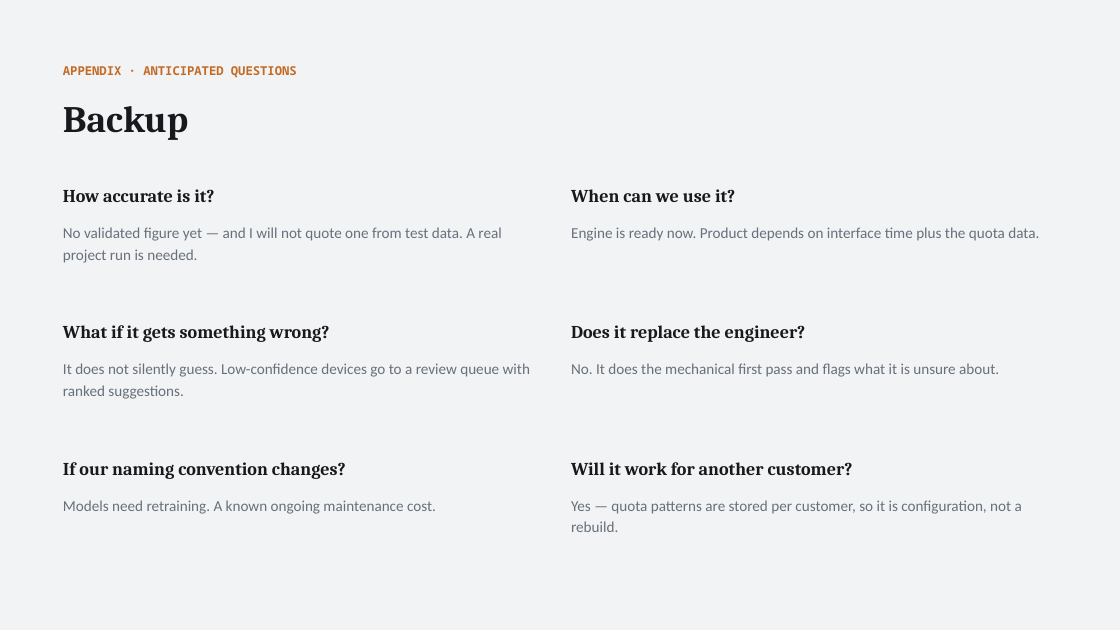
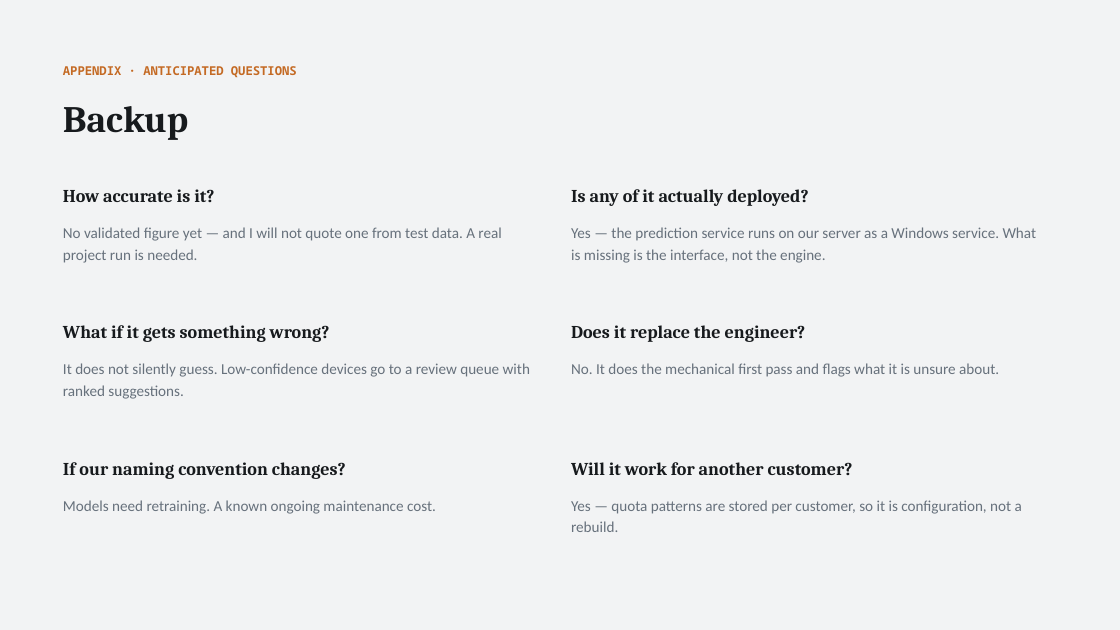
Before and after one commit to Syaziyah30/DeviceCluster, a slide deck: slide 11 of handoff/DeviceCluster-Briefing.pptx (slide 10 before the commit). Drawn at 1120x630 pixels with LibreOffice and Linux fonts; fonts in the diff are those of the drawing. Boxes give left, top, right and bottom in pixels: in the first picture for what was removed or moved away, otherwise in the second. Text is boxed around its words. In the diff, an @@ line names an element or a change of style, - is before the commit and + after.

```diff
--- a/handoff/DeviceCluster-Briefing.pptx
+++ b/handoff/DeviceCluster-Briefing.pptx
@@ text at (571,189,808,206): text changed @@
-When can we use it?
+Is any of it actually deployed?
@@ text at (571,227,1037,263): text changed @@
-Engine is ready now. Product depends on interface time plus the quota data.
+Yes — the prediction service runs on our server as a Windows service. What is missing is the interface, not the engine.
```
Also in this commit, not shown: 3 other slides changed, 1 slide added.
